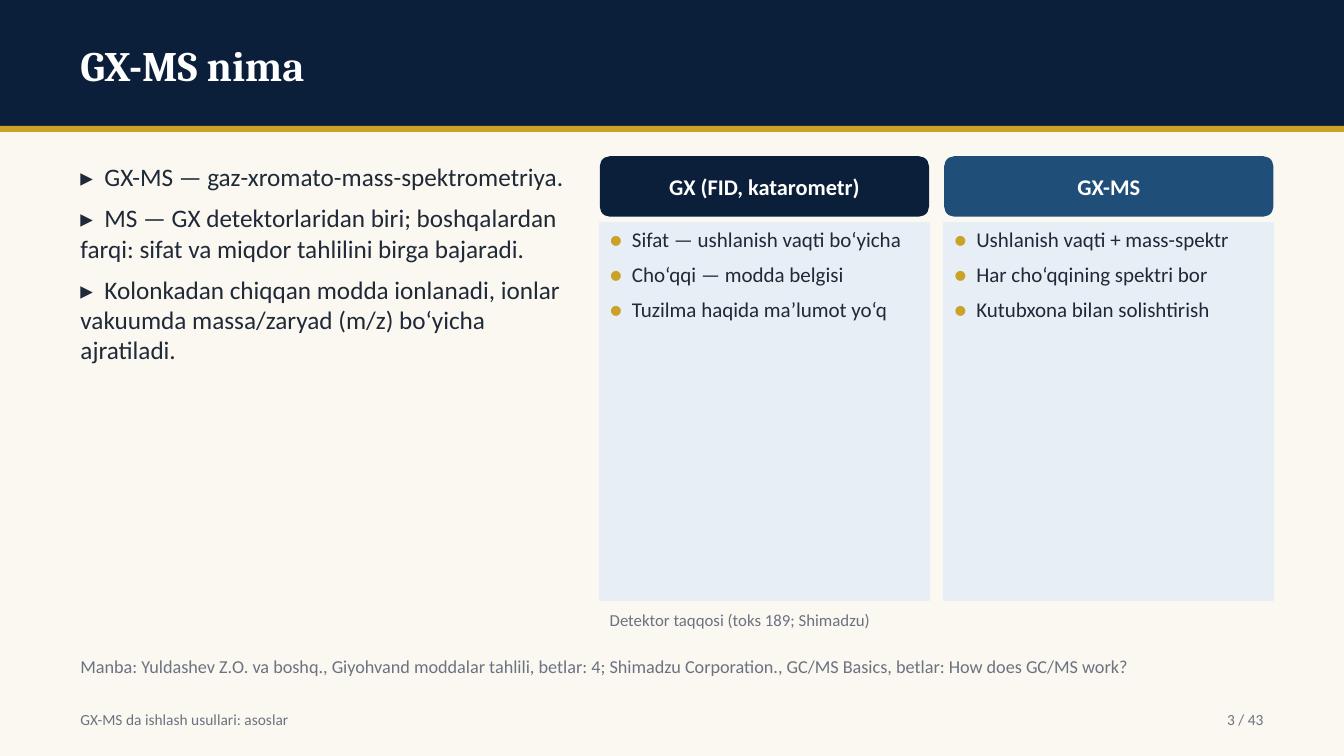
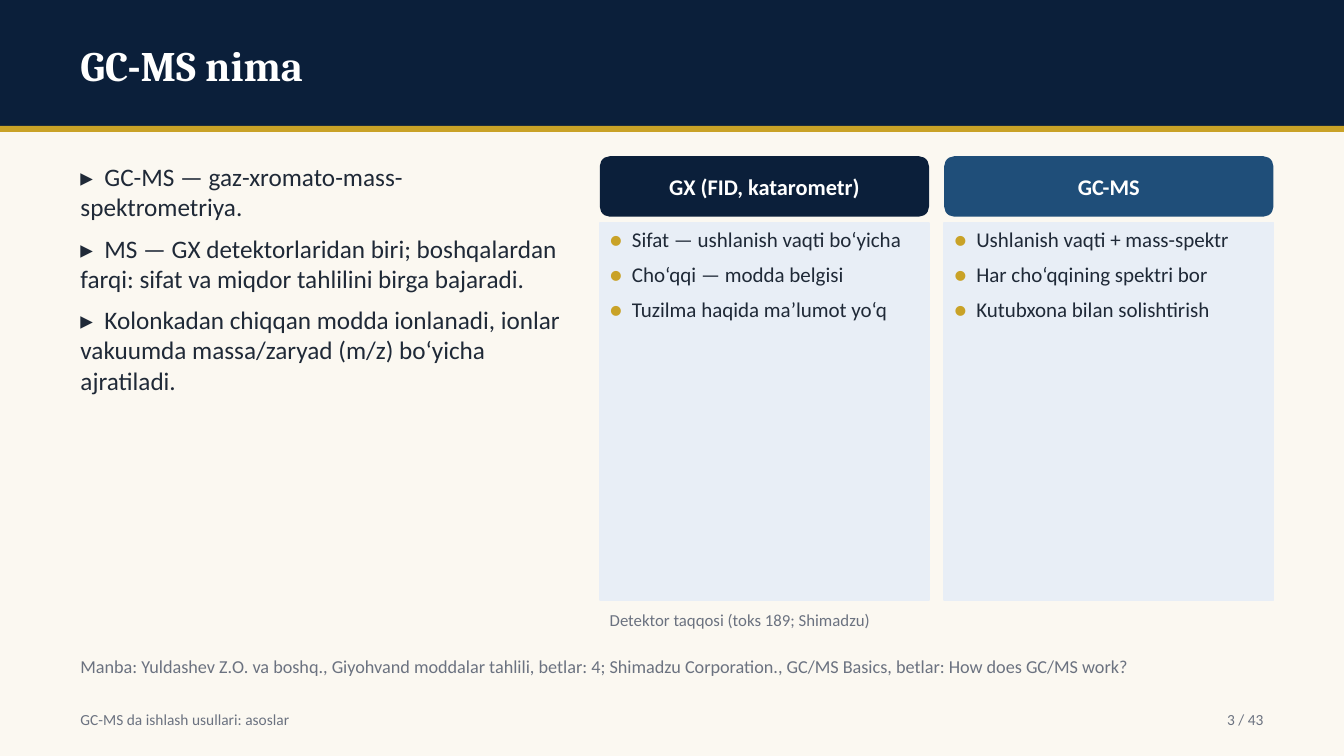
Before and after one commit to davlatsudekspert/forensic-expert, a slide deck: slide 3 of out/instr-03-gcms-asoslar.pptx. Drawn at 1344x756 pixels with LibreOffice and Linux fonts; fonts in the diff are those of the drawing. Boxes give left, top, right and bottom in pixels: in the first picture for what was removed or moved away, otherwise in the second. Text is boxed around its words. In the diff, an @@ line names an element or a change of style, - is before the commit and + after.

```diff
--- a/out/instr-03-gcms-asoslar.pptx
+++ b/out/instr-03-gcms-asoslar.pptx
@@ text at [80, 52, 303, 82]: text changed @@
-GX-MS nima
+GC-MS nima
@@ text at [80, 169, 403, 220]: text changed @@
-▸ GX-MS — gaz-xromato-mass-spektrometriya.
+▸ GC-MS — gaz-xromato-mass-spektrometriya.
@@ text in rounded rectangle at [1078, 180, 1140, 195]: text changed @@
-GX-MS
+GC-MS
@@ text at [80, 714, 289, 725]: text changed @@
-GX-MS da ishlash usullari: asoslar
+GC-MS da ishlash usullari: asoslar
```
Also in this commit, not shown: 42 other slides changed, 4 other files.
